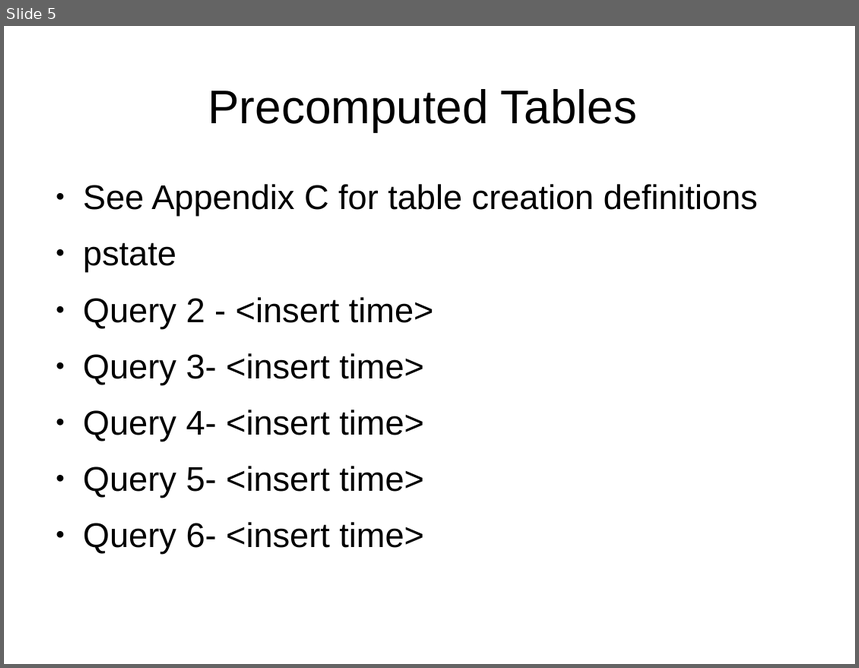
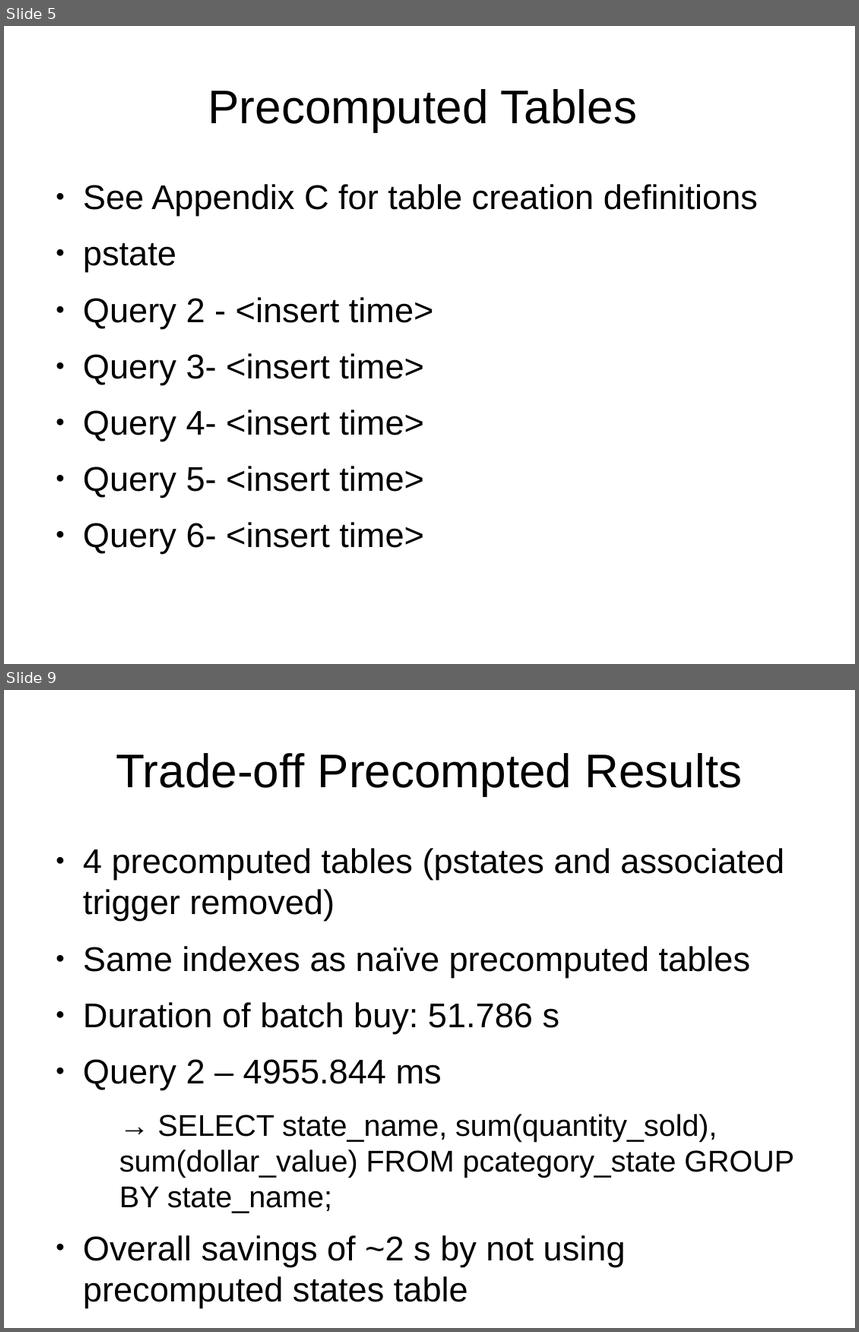
Before and after one commit to afcarl/dse201_final, a slide deck: dse201_final_report.odp. Shown one above the other, each under a label of ours: slide 5 before the commit, slides 5 and 9 after it; the slides between them are not shown. The pictures are 859x668 and 859x1332 pixels, drawn with LibreOffice and Linux fonts; fonts in the diff are those of the drawing. Boxes give left, top, right and bottom in pixels: in the first picture for what was removed or moved away, otherwise in the second. Text is boxed around its words. In the diff, an @@ line names an element or a change of style, - is before the commit and + after.

```diff
--- a/dse201_final_report.odp
+++ b/dse201_final_report.odp
@@ slide 9 added at bbox=[4, 690, 855, 1328], background #FFFFFF @@
@@ title added at bbox=[116, 753, 742, 796], 44 pt, text #000000 @@
+Trade-off Precompted Results
@@ text added at bbox=[83, 848, 794, 1303], 32 pt, text #000000 @@
+● 4 precomputed tables (pstates and associated trigger removed)
+● Same indexes as naïve precomputed tables
+● Duration of batch buy: 51.786 s
+● Query 2 – 4955.844 ms
+  → SELECT state_name, sum(quantity_sold), sum(dollar_value) FROM pcategory_state GROUP BY state_name;
+● Overall savings of ~2 s by not using precomputed states table
```
Also in this commit, not shown: 2 slides changed, 5 other slides added.
